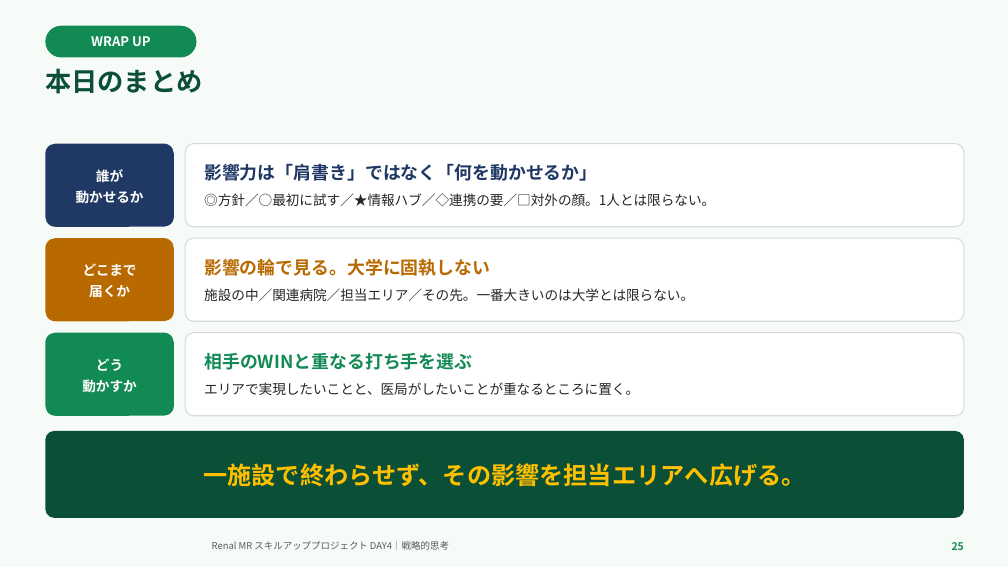
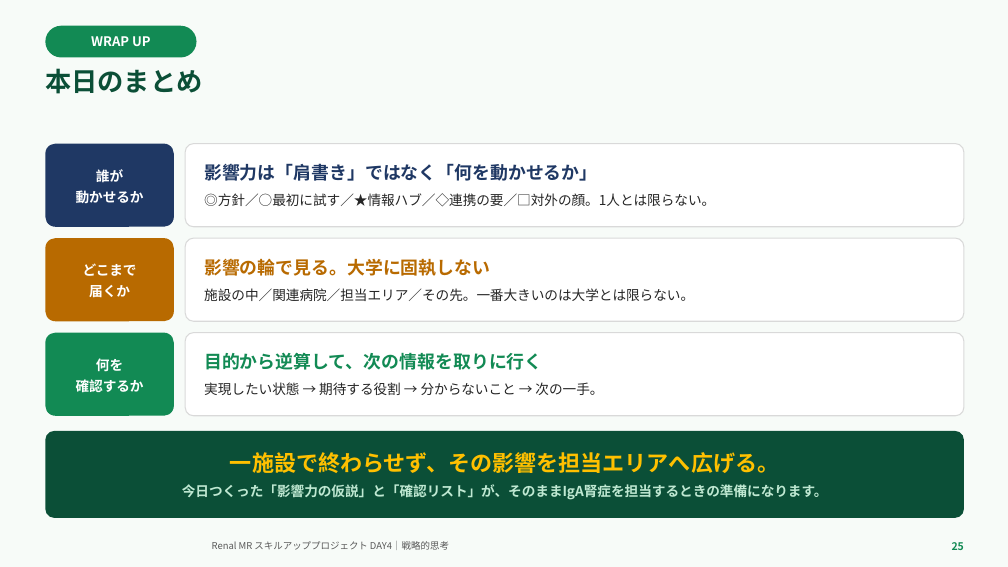
Before and after one commit to TAKUYA-1187/Claude, a slide deck: slide 25 of novartis_training/DAY4_ちょっと分かるだけで世界が変わる.pptx. Drawn at 1008x567 pixels with LibreOffice and Linux fonts; fonts in the diff are those of the drawing; background and template pictures are left out. Boxes give left, top, right and bottom in pixels: in the first picture for what was removed or moved away, otherwise in the second. Text is boxed around its words. In the diff, an @@ line names an element or a change of style, - is before the commit and + after.

```diff
--- a/novartis_training/DAY4_ちょっと分かるだけで世界が変わる.pptx
+++ b/novartis_training/DAY4_ちょっと分かるだけで世界が変わる.pptx
@@ text in rounded rectangle at [76,358,144,393]: text changed @@
-どう
-動かすか
+何を
+確認するか
@@ text in rounded rectangle at [204,352,603,395]: text changed @@
-相手のWINと重なる打ち手を選ぶ
-エリアで実現したいことと、医局がしたいことが重なるところに置く。
+目的から逆算して、次の情報を取りに行く
+実現したい状態 → 期待する役割 → 分からないこと → 次の一手。
@@ text in rounded rectangle at [230,452,779,473]: size 23 to 21 pt in "一施設で終わらせず、その影響を担当エリアへ広げる。"; more space between paragraphs @@
@@ text in rounded rectangle at [182,484,828,500]: paragraph added @@
+今日つくった「影響力の仮説」と「確認リスト」が、そのままIgA腎症を担当するときの準備になります。
```
Also in this commit, not shown: 21 other slides changed, 2 other files.
